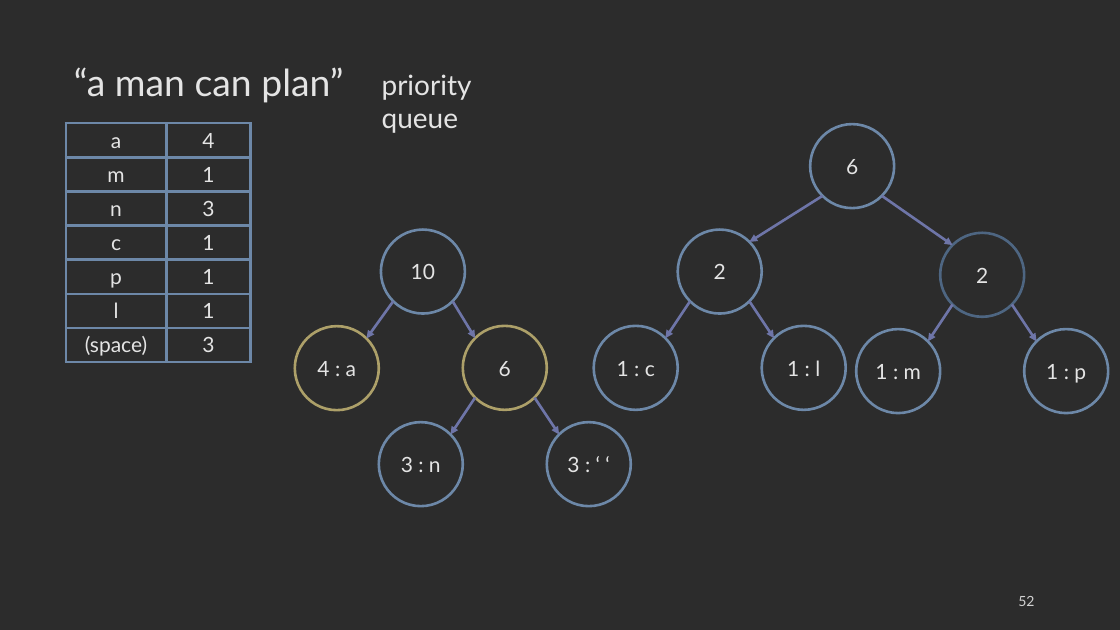
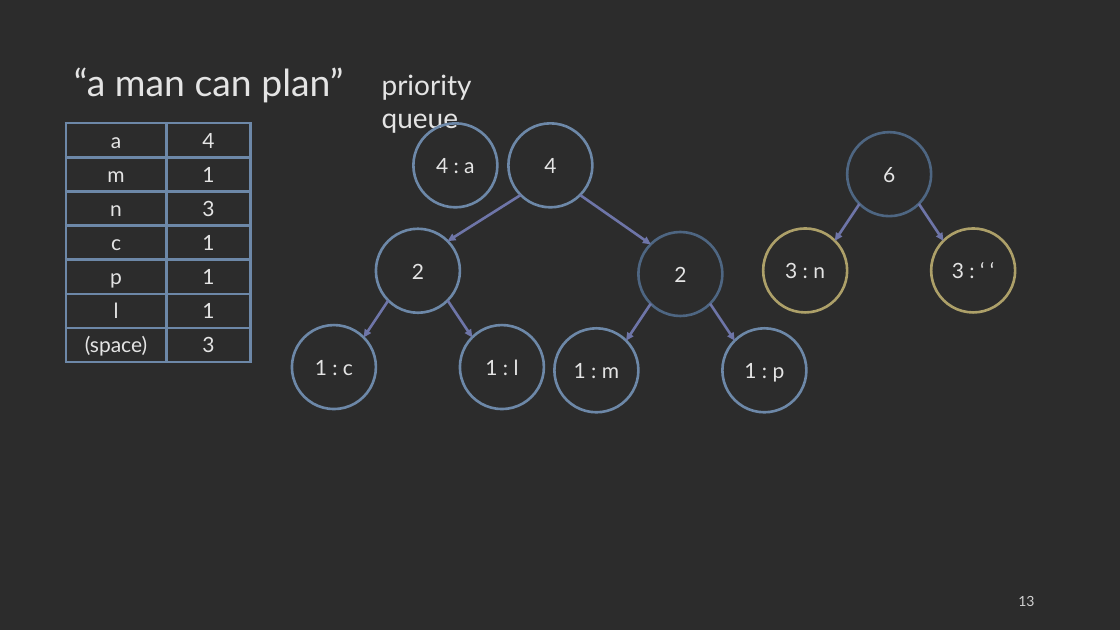
Before and after one commit to COP3530/edugator-content, a slide deck: slide 13 of greedy-algorithms/greedy-algorithms/images-ppt.pptx (slide 52 before the commit). Drawn at 1120x630 pixels with LibreOffice and Linux fonts; fonts in the diff are those of the drawing. Boxes give left, top, right and bottom in pixels: in the first picture for what was removed or moved away, otherwise in the second. Text is boxed around its words. In the diff, an @@ line names an element or a change of style, - is before the commit and + after.

```diff
--- a/greedy-algorithms/greedy-algorithms/images-ppt.pptx
+++ b/greedy-algorithms/greedy-algorithms/images-ppt.pptx
@@ ellipse "4 : a": place and size @@
-ellipse "4 : a" at <box>295,326,379,410</box>
+ellipse "4 : a" at <box>413,124,497,208</box>
@@ ellipse "4 : a" at <box>413,124,497,208</box>: outline #ADA069 2.25 pt to #6D88A8 2.25 pt @@
@@ ellipse added at <box>508,124,592,208</box>, outline #6D88A8 2.25 pt, 18 pt, text #E4E4E4 @@
+4
@@ ellipse removed at <box>811,124,895,208</box> @@
-6
@@ ellipse "6" at <box>848,132,932,216</box>: outline #ADA069 2.25 pt to #4E6682 2.25 pt @@
@@ 3 ellipses, 2 arrows: place and size @@
-3 ellipses, 2 arrows at <box>379,326,631,507</box>
+3 ellipses, 2 arrows at <box>764,132,1016,313</box>
@@ ellipse removed at <box>381,229,465,313</box> @@
-10
@@ ellipse "3 : n" at <box>764,229,848,313</box>: outline #6D88A8 2.25 pt to #ADA069 2.25 pt @@
@@ ellipse "3 : ‘ ‘" at <box>932,229,1016,313</box>: outline #6D88A8 2.25 pt to #ADA069 2.25 pt @@
@@ arrow removed from (393, 302) to (366, 339) @@
@@ arrow removed from (453, 302) to (476, 339) @@
@@ 6 ellipses, 6 arrows: place and size @@
-6 ellipses, 6 arrows at <box>594,196,1108,413</box>
+6 ellipses, 6 arrows at <box>292,195,807,413</box>
@@ page number at <box>1018,596,1034,606</box>: text changed @@
-52
+13
```
Also in this commit, not shown: 11 other slides changed, 4 other files.
